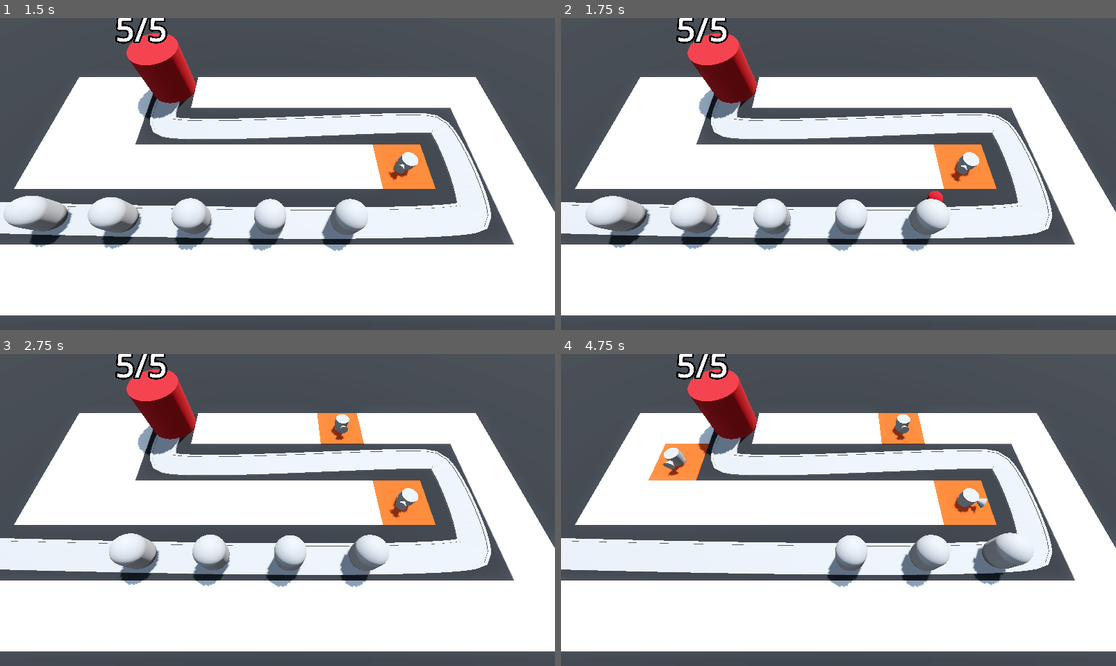
Above: before the commit, frames 1-4 (two rows, left to right).
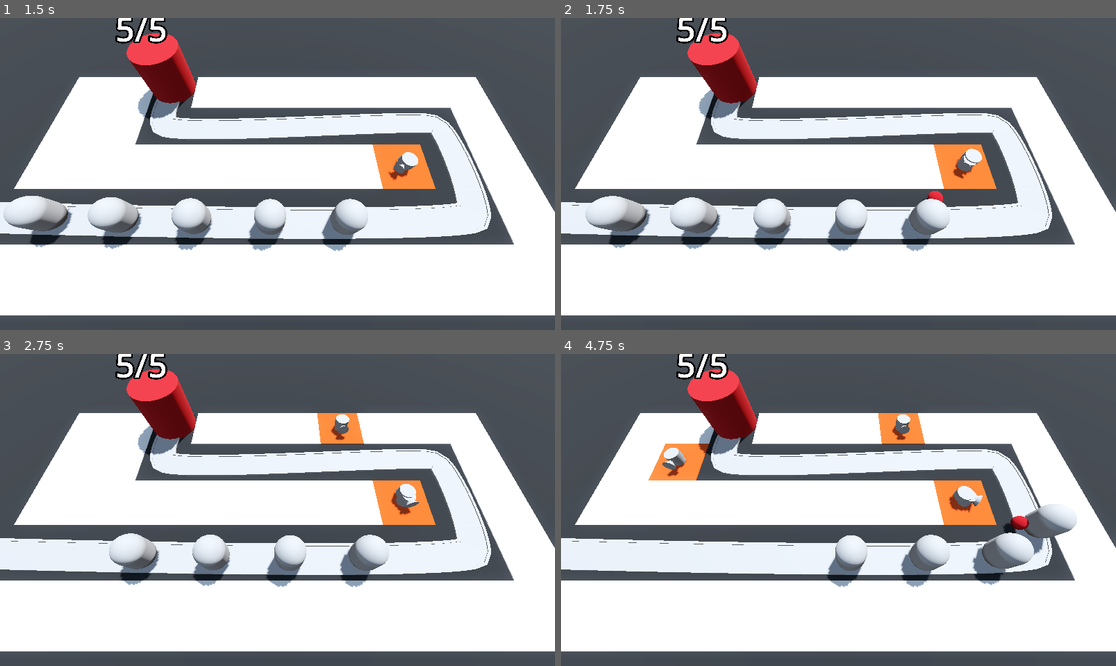
Above: after the commit, the same moments.

Repository: santoja/barbarian_rush_learning
Game: Godot game, scene res://BaseLevel.tscn
The game is run twice, just before and just after one commit, with the same random seed, the same clock (stepped at 60 frames per second) and the same inputs.
Inputs (mouse positions are in pixels of both pictures, inside the frame that each line leads up to):
- Up to frame 1 (1.5 s): move the mouse to (399, 158) at 0.52 s; click (399, 158) at 0.6 s; move the mouse to (166, 189) at 1.27 s; click (166, 189) at 1.35 s
- Up to frame 2 (1.75 s): no input
- Up to frame 3 (2.75 s): move the mouse to (333, 441) at 2.02 s; click (333, 441) at 2.1 s
- Up to frame 4 (4.75 s): move the mouse to (810, 572) at 2.77 s; click (810, 572) at 2.85 s; move the mouse to (1005, 556) at 3.52 s; click (1005, 556) at 3.6 s; move the mouse to (672, 463) at 4.27 s; click (672, 463) at 4.35 s

Frame 1 is identical in both runs. In frame 2, 0.2% of the frame differs, in the area x 70-76%, y 41-53%; in frame 3, 0.2%; in frame 4, 1.2%, in the area x 18-93%, y 22-65%.

Commit message:
Added enemy animation

Diff:
--- a/Enemy/enemy.gd
+++ b/Enemy/enemy.gd
@@ -4,9 +4,13 @@
 @export var max_health := 50
 
 @onready var base = get_tree().get_first_node_in_group("base")
+@onready var animation_player: AnimationPlayer = $AnimationPlayer
+
 
 var current_health: int:
 	set(health_in):
+		if health_in < current_health:
+			animation_player.play("TakeDamage")
 		current_health = health_in
 		if current_health < 1:
 			queue_free()
--- a/Enemy/enemy.tscn
+++ b/Enemy/enemy.tscn
@@ -6,9 +6,50 @@
 radius = 1.0
 height = 3.0
 
+[sub_resource type="StandardMaterial3D" id="StandardMaterial3D_ilo2v"]
+no_depth_test = true
+shading_mode = 0
+
 [sub_resource type="CapsuleShape3D" id="CapsuleShape3D_nw5ns"]
 radius = 1.0
 height = 3.0
+
+[sub_resource type="Animation" id="Animation_nh4ji"]
+resource_name = "TakeDamage"
+length = 0.1
+tracks/0/type = "value"
+tracks/0/imported = false
+tracks/0/enabled = true
+tracks/0/path = NodePath("DamageHighlight:visible")
+tracks/0/interp = 1
+tracks/0/loop_wrap = true
+tracks/0/keys = {
+"times": PackedFloat32Array(0, 0.1),
+"transitions": PackedFloat32Array(1, 1),
+"update": 1,
+"values": [true, false]
+}
+
+[sub_resource type="Animation" id="Animation_cng33"]
+length = 0.001
+tracks/0/type = "value"
+tracks/0/imported = false
+tracks/0/enabled = true
+tracks/0/path = NodePath("DamageHighlight:visible")
+tracks/0/interp = 1
+tracks/0/loop_wrap = true
+tracks/0/keys = {
+"times": PackedFloat32Array(0),
+"transitions": PackedFloat32Array(1),
+"update": 1,
+"values": [false]
+}
+
+[sub_resource type="AnimationLibrary" id="AnimationLibrary_knco8"]
+_data = {
+"RESET": SubResource("Animation_cng33"),
+"TakeDamage": SubResource("Animation_nh4ji")
+}
 
 [node name="Enemy" type="PathFollow3D"]
 loop = false
@@ -19,8 +60,19 @@
 transform = Transform3D(1, 0, 0, 0, 1, 0, 0, 0, 1, 0, 1.5, 0)
 mesh = SubResource("CapsuleMesh_ghi5v")
 
+[node name="DamageHighlight" type="MeshInstance3D" parent="."]
+transform = Transform3D(1, 0, 0, 0, 1, 0, 0, 0, 1, 0, 1.5, 0)
+visible = false
+material_override = SubResource("StandardMaterial3D_ilo2v")
+mesh = SubResource("CapsuleMesh_ghi5v")
+
 [node name="EnemyArea3D" type="Area3D" parent="." groups=["enemy_area"]]
 
 [node name="CollisionShape3D" type="CollisionShape3D" parent="EnemyArea3D"]
 transform = Transform3D(1, 0, 0, 0, 1, 0, 0, 0, 1, 0, 1.5, 0)
 shape = SubResource("CapsuleShape3D_nw5ns")
+
+[node name="AnimationPlayer" type="AnimationPlayer" parent="."]
+libraries = {
+"": SubResource("AnimationLibrary_knco8")
+}
--- a/Turret/turret.gd
+++ b/Turret/turret.gd
@@ -4,6 +4,7 @@
 @export var turret_range := 10.0
 
 @onready var barrel: MeshInstance3D = $TurretBase/TurretTop/Barrel
+@onready var animation_player: AnimationPlayer = $AnimationPlayer
 
 var enemy_path: Path3D
 var target: PathFollow3D
@@ -18,6 +19,7 @@
 		return
 	var shot = projectile.instantiate()
 	add_child(shot)
+	animation_player.play("turret_fire")
 	shot.global_position = barrel.global_position
 	shot.direction = global_transform.basis.z
 
--- a/Turret/turret.tscn
+++ b/Turret/turret.tscn
@@ -15,6 +15,67 @@
 top_radius = 0.4
 bottom_radius = 0.1
 height = 0.5
+
+[sub_resource type="Animation" id="Animation_1t7jy"]
+resource_name = "turret_fire"
+length = 0.3
+tracks/0/type = "value"
+tracks/0/imported = false
+tracks/0/enabled = true
+tracks/0/path = NodePath("TurretBase/TurretTop/Barrel:mesh:top_radius")
+tracks/0/interp = 1
+tracks/0/loop_wrap = true
+tracks/0/keys = {
+"times": PackedFloat32Array(0, 0.3),
+"transitions": PackedFloat32Array(1, 1),
+"update": 0,
+"values": [0.5, 0.4]
+}
+tracks/1/type = "value"
+tracks/1/imported = false
+tracks/1/enabled = true
+tracks/1/path = NodePath("TurretBase/TurretTop:position")
+tracks/1/interp = 1
+tracks/1/loop_wrap = true
+tracks/1/keys = {
+"times": PackedFloat32Array(0, 0.3),
+"transitions": PackedFloat32Array(1, 1),
+"update": 0,
+"values": [Vector3(0, 0.3, -0.6), Vector3(0, 0.3, 0)]
+}
+
+[sub_resource type="Animation" id="Animation_es8g1"]
+length = 0.001
+tracks/0/type = "value"
+tracks/0/imported = false
+tracks/0/enabled = true
+tracks/0/path = NodePath("TurretBase/TurretTop/Barrel:mesh:top_radius")
+tracks/0/interp = 1
+tracks/0/loop_wrap = true
+tracks/0/keys = {
+"times": PackedFloat32Array(0),
+"transitions": PackedFloat32Array(1),
+"update": 0,
+"values": [0.4]
+}
+tracks/1/type = "value"
+tracks/1/imported = false
+tracks/1/enabled = true
+tracks/1/path = NodePath("TurretBase/TurretTop:position")
+tracks/1/interp = 1
+tracks/1/loop_wrap = true
+tracks/1/keys = {
+"times": PackedFloat32Array(0),
+"transitions": PackedFloat32Array(1),
+"update": 0,
+"values": [Vector3(0, 0.3, 0)]
+}
+
+[sub_resource type="AnimationLibrary" id="AnimationLibrary_pohb5"]
+_data = {
+"RESET": SubResource("Animation_es8g1"),
+"turret_fire": SubResource("Animation_1t7jy")
+}
 
 [node name="Turret" type="Node3D"]
 script = ExtResource("1_flqgv")
@@ -35,4 +96,9 @@
 [node name="Timer" type="Timer" parent="."]
 autostart = true
 
+[node name="AnimationPlayer" type="AnimationPlayer" parent="."]
+libraries = {
+"": SubResource("AnimationLibrary_pohb5")
+}
+
 [connection signal="timeout" from="Timer" to="." method="_on_timer_timeout"]
Not shown: 1 places in Enemy/enemy.tscn that only renumber resources
Not shown: 1 places in Turret/turret.tscn that only renumber resources
